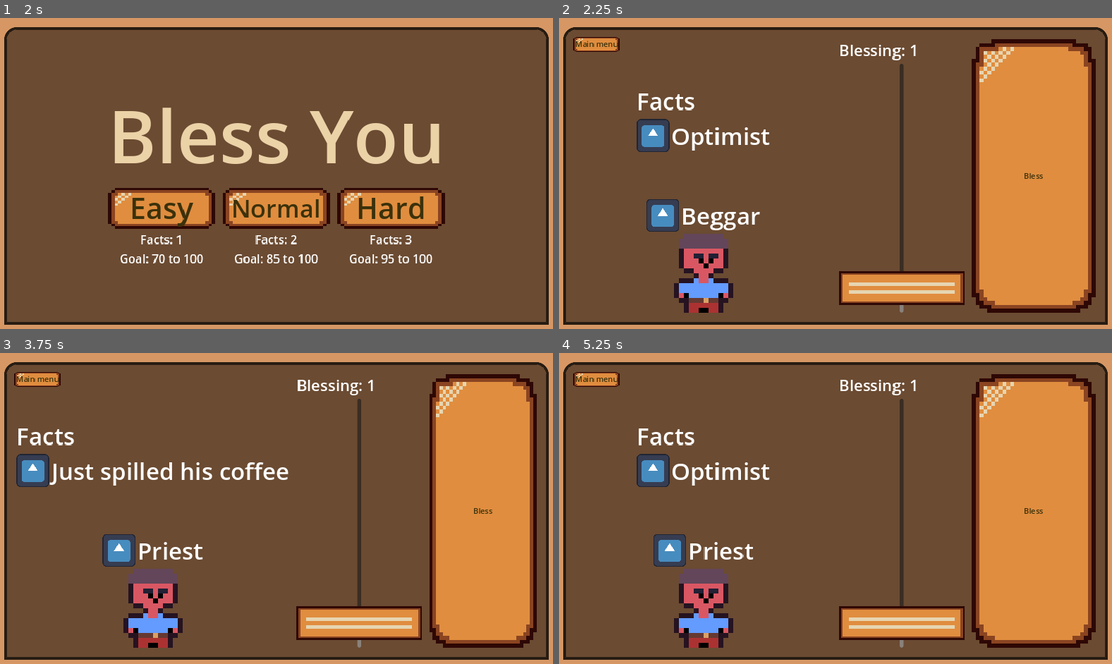
Above: before the commit, frames 1-4 (two rows, left to right).
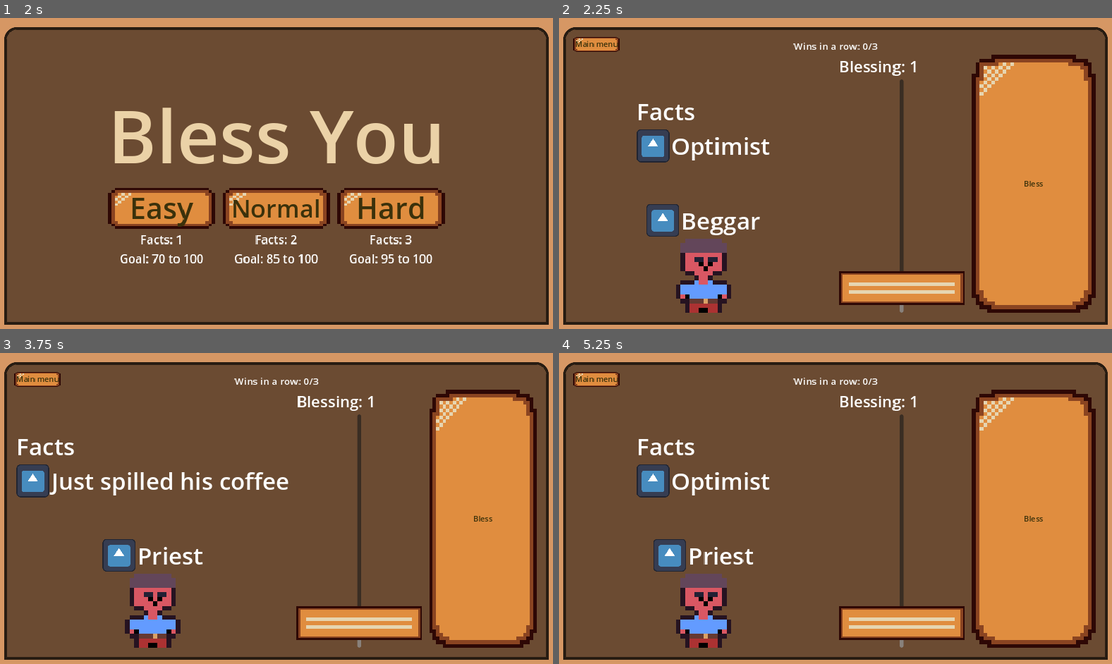
Above: after the commit, the same moments.

Repository: frostblooded/wolf
Game: Godot game, scene res://scenes/StartGameInfo.tscn
Two runs of this game, one before a commit and one after it. Both use one fixed random seed, a clock stepped at 60 frames per second and the inputs below. The engine's default icon, where the game draws it, is replaced by a stand-in: a white triangle on a blue panel in a dark square.
Inputs:
- Up to frame 1 (2 s): tap Enter at 0.5 s; click "Main menu" at 1.25 s
- Up to frame 2 (2.25 s): click "Easy" at 2 s
- Up to frame 3 (3.75 s): click "Bless" at 2.75 s; click "Next unit" at 3.5 s
- Up to frame 4 (5.25 s): click "Bless" at 4.25 s; click "Next unit" at 5 s

Frame 1 is identical in both runs. In frame 2, 5.9% of the frame differs, in the area x 14-98%, y 6-95%; in frame 3, 6.3%, in the area x 2-98%, y 6-95%; in frame 4, 5.8%.

Commit message:
Add label to tell you your win streak

Diff:
--- a/scenes/UI/BlessingUnitUI.tscn
+++ b/scenes/UI/BlessingUnitUI.tscn
@@ -50,14 +50,24 @@
 theme_override_constants/margin_right = 20
 theme_override_constants/margin_bottom = 20
 
-[node name="HBoxContainer" type="HBoxContainer" parent="MarginContainer/PanelContainer/MarginContainer"]
+[node name="VBoxContainer" type="VBoxContainer" parent="MarginContainer/PanelContainer/MarginContainer"]
 layout_mode = 2
 
-[node name="VBoxContainer" type="VBoxContainer" parent="MarginContainer/PanelContainer/MarginContainer/HBoxContainer"]
+[node name="WinsInARowLabel" type="Label" parent="MarginContainer/PanelContainer/MarginContainer/VBoxContainer"]
+layout_mode = 2
+size_flags_horizontal = 4
+theme_override_font_sizes/font_size = 20
+text = "Wins in a row: 1/3"
+
+[node name="HBoxContainer" type="HBoxContainer" parent="MarginContainer/PanelContainer/MarginContainer/VBoxContainer"]
+layout_mode = 2
+size_flags_vertical = 3
+
+[node name="VBoxContainer" type="VBoxContainer" parent="MarginContainer/PanelContainer/MarginContainer/VBoxContainer/HBoxContainer"]
 layout_mode = 2
 size_flags_horizontal = 3
 
-[node name="FactsContainerPanel" type="PanelContainer" parent="MarginContainer/PanelContainer/MarginContainer/HBoxContainer/VBoxContainer"]
+[node name="FactsContainerPanel" type="PanelContainer" parent="MarginContainer/PanelContainer/MarginContainer/VBoxContainer/HBoxContainer/VBoxContainer"]
 layout_mode = 2
 size_flags_horizontal = 4
 size_flags_vertical = 3
@@ -65,54 +75,54 @@
 theme = SubResource("Theme_7a33c")
 theme_override_styles/panel = SubResource("StyleBoxEmpty_wbhf4")
 
-[node name="FactsContainer" type="VBoxContainer" parent="MarginContainer/PanelContainer/MarginContainer/HBoxContainer/VBoxContainer/FactsContainerPanel"]
+[node name="FactsContainer" type="VBoxContainer" parent="MarginContainer/PanelContainer/MarginContainer/VBoxContainer/HBoxContainer/VBoxContainer/FactsContainerPanel"]
 layout_mode = 2
 size_flags_horizontal = 0
 size_flags_vertical = 4
 
-[node name="Label" type="Label" parent="MarginContainer/PanelContainer/MarginContainer/HBoxContainer/VBoxContainer/FactsContainerPanel/FactsContainer"]
+[node name="Label" type="Label" parent="MarginContainer/PanelContainer/MarginContainer/VBoxContainer/HBoxContainer/VBoxContainer/FactsContainerPanel/FactsContainer"]
 layout_mode = 2
 size_flags_horizontal = 0
 theme_type_variation = &"HeaderMedium"
 theme_override_font_sizes/font_size = 48
 text = "Facts"
 
-[node name="UnitTypeUI" parent="MarginContainer/PanelContainer/MarginContainer/HBoxContainer/VBoxContainer" instance=ExtResource("3_5ya5b")]
+[node name="UnitTypeUI" parent="MarginContainer/PanelContainer/MarginContainer/VBoxContainer/HBoxContainer/VBoxContainer" instance=ExtResource("3_5ya5b")]
 layout_mode = 2
 size_flags_horizontal = 4
 theme = SubResource("Theme_sk6py")
 
-[node name="UnitImage" type="TextureRect" parent="MarginContainer/PanelContainer/MarginContainer/HBoxContainer/VBoxContainer"]
+[node name="UnitImage" type="TextureRect" parent="MarginContainer/PanelContainer/MarginContainer/VBoxContainer/HBoxContainer/VBoxContainer"]
 layout_mode = 2
 size_flags_vertical = 3
 texture = ExtResource("3_t5euq")
 stretch_mode = 5
 
-[node name="HBoxContainer" type="HBoxContainer" parent="MarginContainer/PanelContainer/MarginContainer/HBoxContainer"]
+[node name="HBoxContainer" type="HBoxContainer" parent="MarginContainer/PanelContainer/MarginContainer/VBoxContainer/HBoxContainer"]
 layout_mode = 2
 size_flags_horizontal = 3
 
-[node name="VBoxContainer" type="VBoxContainer" parent="MarginContainer/PanelContainer/MarginContainer/HBoxContainer/HBoxContainer"]
+[node name="VBoxContainer" type="VBoxContainer" parent="MarginContainer/PanelContainer/MarginContainer/VBoxContainer/HBoxContainer/HBoxContainer"]
 layout_mode = 2
 size_flags_horizontal = 3
 
-[node name="BlessingInput" type="HBoxContainer" parent="MarginContainer/PanelContainer/MarginContainer/HBoxContainer/HBoxContainer/VBoxContainer"]
+[node name="BlessingInput" type="HBoxContainer" parent="MarginContainer/PanelContainer/MarginContainer/VBoxContainer/HBoxContainer/HBoxContainer/VBoxContainer"]
 layout_mode = 2
 size_flags_vertical = 3
 alignment = 1
 script = ExtResource("3_ro0nv")
 
-[node name="VBoxContainer" type="VBoxContainer" parent="MarginContainer/PanelContainer/MarginContainer/HBoxContainer/HBoxContainer/VBoxContainer/BlessingInput"]
+[node name="VBoxContainer" type="VBoxContainer" parent="MarginContainer/PanelContainer/MarginContainer/VBoxContainer/HBoxContainer/HBoxContainer/VBoxContainer/BlessingInput"]
 layout_mode = 2
 size_flags_horizontal = 3
 
-[node name="BlessAmountLabel" type="Label" parent="MarginContainer/PanelContainer/MarginContainer/HBoxContainer/HBoxContainer/VBoxContainer/BlessingInput/VBoxContainer"]
+[node name="BlessAmountLabel" type="Label" parent="MarginContainer/PanelContainer/MarginContainer/VBoxContainer/HBoxContainer/HBoxContainer/VBoxContainer/BlessingInput/VBoxContainer"]
 layout_mode = 2
 theme_override_font_sizes/font_size = 32
 text = "Blessing: 50
 "
 
-[node name="BlessAmountSlider" type="VSlider" parent="MarginContainer/PanelContainer/MarginContainer/HBoxContainer/HBoxContainer/VBoxContainer/BlessingInput/VBoxContainer"]
+[node name="BlessAmountSlider" type="VSlider" parent="MarginContainer/PanelContainer/MarginContainer/VBoxContainer/HBoxContainer/HBoxContainer/VBoxContainer/BlessingInput/VBoxContainer"]
 layout_mode = 2
 size_flags_horizontal = 1
 size_flags_vertical = 3
@@ -120,11 +130,11 @@
 max_value = 150.0
 value = 1.0
 
-[node name="Button" type="Button" parent="MarginContainer/PanelContainer/MarginContainer/HBoxContainer/HBoxContainer/VBoxContainer/BlessingInput"]
+[node name="Button" type="Button" parent="MarginContainer/PanelContainer/MarginContainer/VBoxContainer/HBoxContainer/HBoxContainer/VBoxContainer/BlessingInput"]
 layout_mode = 2
 size_flags_horizontal = 3
 theme_type_variation = &"HugeButton"
 text = "Bless"
 
-[connection signal="value_changed" from="MarginContainer/PanelContainer/MarginContainer/HBoxContainer/HBoxContainer/VBoxContainer/BlessingInput/VBoxContainer/BlessAmountSlider" to="MarginContainer/PanelContainer/MarginContainer/HBoxContainer/HBoxContainer/VB …(74 unchanged characters)…
-[connection signal="pressed" from="MarginContainer/PanelContainer/MarginContainer/HBoxContainer/HBoxContainer/VBoxContainer/BlessingInput/Button" to="MarginContainer/PanelContainer/MarginContainer/HBoxContainer/HBoxContainer/VBoxContainer/BlessingInput" method="_on_button_pressed"]
+[connection signal="value_changed" from="MarginContainer/PanelContainer/MarginContainer/VBoxContainer/HBoxContainer/HBoxContainer/VBoxContainer/BlessingInput/VBoxContainer/BlessAmountSlider" to="MarginContainer/PanelContainer/MarginContainer/VBoxContainer/HBoxContainer/HBoxContainer/VB …(74 unchanged characters)…
+[connection signal="pressed" from="MarginContainer/PanelContainer/MarginContainer/VBoxContainer/HBoxContainer/HBoxContainer/VBoxContainer/BlessingInput/Button" to="MarginContainer/PanelContainer/MarginContainer/VBoxContainer/HBoxContainer/HBoxContainer/VBoxContainer/BlessingInput" method="_on_button_pressed"]
--- a/scripts/blessing_unit_ui.gd
+++ b/scripts/blessing_unit_ui.gd
@@ -3,7 +3,7 @@
 
 @export var fact_ui_scene: PackedScene = null
 
-func initialize(unit: Unit):
+func initialize(unit: Unit, wins_in_a_row: int):
     var facts_container: Control = find_child("FactsContainer")
 
     for fact in unit.facts:
@@ -12,3 +12,4 @@
         facts_container.add_child(fact_ui)
 
     find_child("UnitTypeUI").initialize(unit.type)
+    find_child("WinsInARowLabel").text = "Wins in a row: %d/3" % wins_in_a_row
--- a/scripts/game_manager.gd
+++ b/scripts/game_manager.gd
@@ -58,7 +58,7 @@
 func show_unit():
     current_unit_ui = unit_ui_scene.instantiate() as BlessingUnitUI
     current_unit = generate_unit()
-    current_unit_ui.initialize(current_unit)
+    current_unit_ui.initialize(current_unit, win_streak)
     get_parent().get_node("BlessingUnitUIHolder").add_child.call_deferred(current_unit_ui)
 
 func generate_unit() -> Unit:
